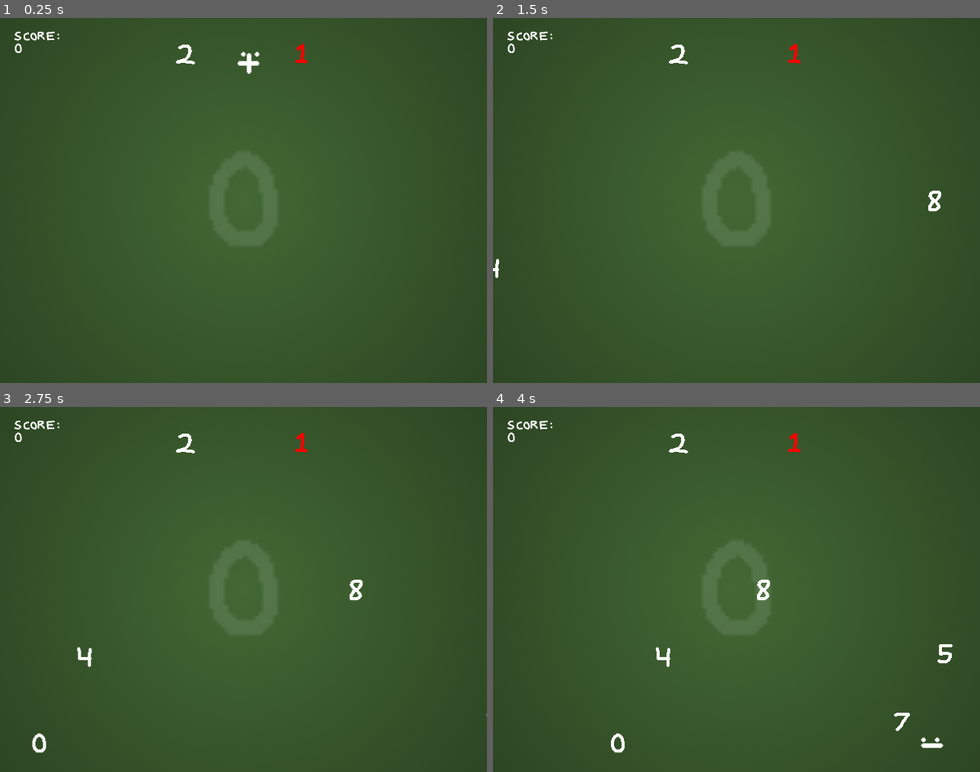
Above: before the commit, frames 1-4 (two rows, left to right).
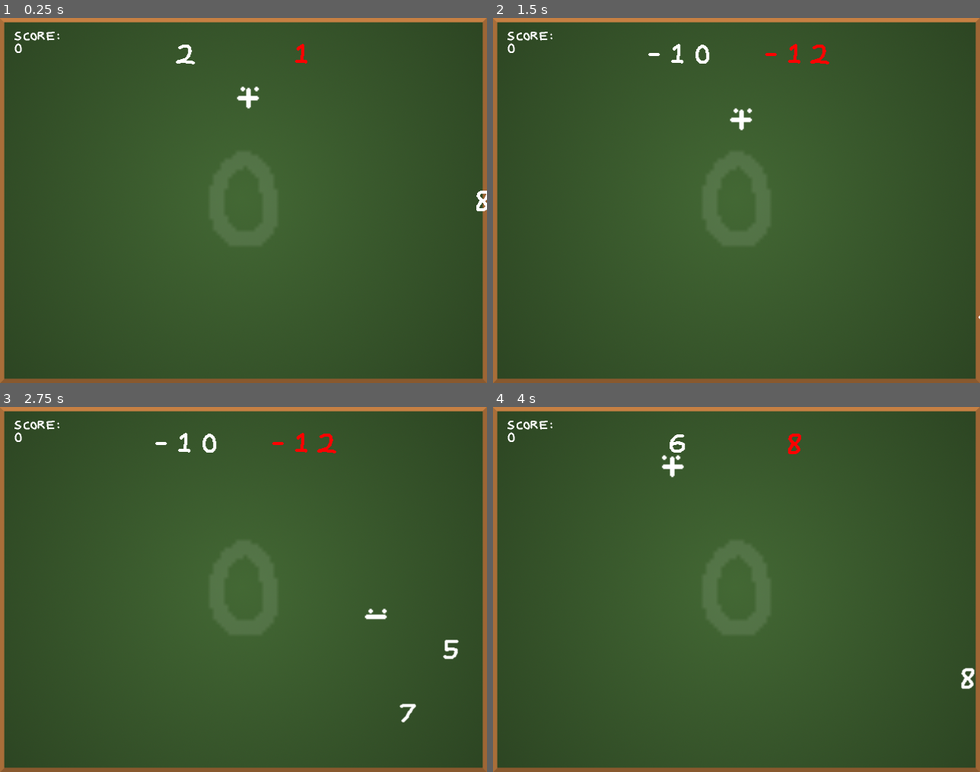
Above: after the commit, the same moments.

Repository: patrickgh3/chain_letter_jam
Game: Godot game, scene res://rooms/Main.tscn
Two runs of this game, one before a commit and one after it. Both use one fixed random seed, a clock stepped at 60 frames per second and the inputs below.
Inputs:
- Up to frame 1 (0.25 s): no input
- Up to frame 2 (1.5 s): hold Right (ui_right) 0.53-1.28 s; tap X (action) at 0.6 s; tap Z (jump) at 0.77, 1.07 s; tap H (hard_mode, bound only after the commit) at 0.8, 1.35 s; hold Down (ui_down) from 1.28 s (still down)
- Up to frame 3 (2.75 s): tap Z (jump) at 1.52, 1.55, 1.82, 2.1 s; release Down (ui_down) at 2.03 s; hold Right (ui_right) from 2.03 s (still down); tap X (action) at 2.3 s
- Up to frame 4 (4 s): release Right (ui_right) at 2.78 s; hold Up (ui_up) 2.78-3.53 s; tap X (action) at 2.85 s; tap Z (jump) at 3.02, 3.32, 3.77, 3.8 s; tap H (hard_mode, bound only after the commit) at 3.05, 3.6 s; hold Left (ui_left) from 3.53 s (still down)

The runs differ from the first frame. In frame 1, 4.6% of the frame differs, in the area x 0-100%, y 0-100%; in frame 2, 4.9%; in frame 3, 5.2%; in frame 4, 5.3%.

Commit message:
Add sounds, tweaks

Diff:
--- /dev/null
+++ b/arithmetic/global.gd
@@ -0,0 +1,3 @@
+extends Node
+
+var hard_mode = false
--- a/arithmetic/objects/Control.gd
+++ b/arithmetic/objects/Control.gd
@@ -1,9 +1,11 @@
 extends Node2D
 
-var t = 0
+var period = 40
+var t = period-1
 var total = 0
 var target
-var avoid
+var num_avoids = 2
+var avoids
 var score = 0
 var player
 
@@ -13,20 +15,31 @@
 var symbols_sprite = load("res://sprites/symbols.png")
 var score_text_sprite = load("res://sprites/score_text.png")
 
+var collect_sounds = [load("res://sounds/chalk1.wav"),
+	load("res://sounds/chalk2.wav"),
+	load("res://sounds/chalk3.wav"),
+	load("res://sounds/chalk4.wav")]
+var win_sounds = [load("res://sounds/chalk_win1.wav"),
+	load("res://sounds/chalk_win2.wav"),
+	load("res://sounds/chalk_win3.wav")]
+var lose_sounds = [load("res://sounds/chalk_lose1.wav"),
+	load("res://sounds/chalk_lose2.wav")]
+var jump_sounds = [load("res://sounds/chalk_jump.wav")]
+
 
 func _ready():
 	rng = RandomNumberGenerator.new()
 	rng.randomize()
 	reroll()
 	player = get_node("/root/Main/Player")
+	play_random_sound_from_array(jump_sounds)
 
 func _process(_delta):
 	t += 1
-	var period = 40
 	if t >= period:
 		t -= period
 
-		var item = create(-16, rand_range(height/2, height), "res://objects/Item.tscn")
+		var item = create(-16, rand_range(height/2, height-16), "res://objects/Item.tscn")
 		var speed = 1.5
 		if randf() < 0.5:
 			item.speed.x = speed
@@ -36,28 +49,58 @@
 
 	# restart
 	if Input.is_action_just_pressed("restart"):
-		print("hi");
 		get_tree().reload_current_scene()
+
+	# toggle hard mode
+	if Input.is_action_just_pressed("hard_mode"):
+		Global.hard_mode = not Global.hard_mode
+		get_tree().reload_current_scene()
+
 
 
 func reroll():
 	target = score
-	avoid = score
 	while target == score:
 		target = rng.randi_range(-12, 12)
-	while avoid == score or avoid == target:
-		avoid = target + rng.randi_range(-3, 3)
+
+	if Global.hard_mode:
+		avoids = [choose_from_array([target-3, target-2, target-1]),
+				  choose_from_array([target+1, target+2, target+3])]
+	else:
+		avoids = [choose_from_array([target-3, target-2, target-1,
+				  target+1, target+2, target+3])]
+
 	update() # CanvasItem.update, so _draw gets called again
 
 func add_number(n):
 	total += n
+
+	var hit_avoid = false;
+	for avoid in avoids:
+		if total == avoid:
+			hit_avoid = true;
+			break;
+
 	if total == target:
 		score += 1
 		reroll()
-	elif total == avoid:
+		play_random_sound_from_array(win_sounds)
+	elif hit_avoid:
 		player.queue_free()
+		play_random_sound_from_array(lose_sounds)
+	else:
+		play_random_sound_from_array(collect_sounds)
 
 	update() # CanvasItem.update, so _draw gets called again
+
+func play_random_sound_from_array(array):
+	$AudioStreamPlayer.stream = choose_from_array(array)
+	$AudioStreamPlayer.pitch_scale = rand_range(0.9, 1.1)
+	$AudioStreamPlayer.play()
+
+func choose_from_array(array):
+	var i = rng.randi_range(0, array.size()-1)
+	return array[i]
 
 
 
@@ -70,7 +113,10 @@
 
 	var s = width*0.12
 	draw_number(target, width/2-s, 32, 32, true)
-	draw_number(avoid, width/2+s, 32, 32, true, Color(1, 0, 0, 1))
+	var y = 32
+	for avoid in avoids:
+		draw_number(avoid, width/2+s, y, 32, true, Color(1, 0, 0, 1))
+		y += 32
 
 func draw_number(n, x, y, h, x_centered=false, color=Color(1,1,1,1)):
 	var n_string = String(n)
--- a/arithmetic/objects/Control.tscn
+++ b/arithmetic/objects/Control.tscn
@@ -1,6 +1,10 @@
-[gd_scene load_steps=2 format=2]
+[gd_scene load_steps=3 format=2]
 
 [ext_resource path="res://objects/Control.gd" type="Script" id=1]
+[ext_resource path="res://sounds/chalk1.wav" type="AudioStream" id=2]
 
 [node name="Control" type="Node2D"]
 script = ExtResource( 1 )
+
+[node name="AudioStreamPlayer" type="AudioStreamPlayer" parent="."]
+stream = ExtResource( 2 )
--- a/arithmetic/objects/Item.gd
+++ b/arithmetic/objects/Item.gd
@@ -3,6 +3,8 @@
 var n
 var speed = Vector2()
 var rng = RandomNumberGenerator.new()
+var width  = ProjectSettings.get_setting("display/window/size/width")
+var height = ProjectSettings.get_setting("display/window/size/height")
 
 func _ready():
 	rng.randomize()
@@ -11,3 +13,6 @@
 
 func _process(_delta):
 	position += speed
+
+	if position.x > width+64 or position.x<-64:
+		queue_free()
--- a/arithmetic/objects/Player.gd
+++ b/arithmetic/objects/Player.gd
@@ -8,9 +8,8 @@
 var control
 
 func _ready():
-	speed.y = -3
+	speed.y = -3.5
 	control = get_node("/root/Main/Control")
-	print(control)
 
 func _process(_delta):
 	var d = Vector2()
@@ -24,6 +23,11 @@
 	if Input.is_action_pressed("ui_down") :
 		speed.y += 0.25
 
+	# up
+	#if Input.is_action_pressed("ui_up") and speed.y > 0.5:
+	#	speed.y -= 0.25
+	#	if speed.y < 0.5:  speed.y = 0.5
+
 	# gravity
 	speed.y += 0.07
 
@@ -34,6 +38,7 @@
 	if Input.is_action_just_pressed("jump") and djump:
 		speed.y = jump_speed
 		djump = false
+		control.play_random_sound_from_array(control.jump_sounds)
 	# release jump
 	if Input.is_action_just_released("jump") and speed.y < 0:
 		speed.y *= 0.5
@@ -46,6 +51,7 @@
 	# switch plus and minus
 	if Input.is_action_just_pressed("action"):
 		minus = not minus
+		control.play_random_sound_from_array(control.jump_sounds)
 
 	# flip sprite
 	if speed.x > 0: $AnimatedSprite.flip_h = false
--- a/arithmetic/project.godot
+++ b/arithmetic/project.godot
@@ -18,6 +18,10 @@
 config/name="arithmetic"
 run/main_scene="res://rooms/Main.tscn"
 
+[autoload]
+
+Global="*res://global.gd"
+
 [debug]
 
 settings/fps/force_fps=60
@@ -31,11 +35,40 @@
 
 [input]
 
+ui_left={
+"deadzone": 0.5,
+"events": [ Object(InputEventKey,"resource_local_to_scene":false,"resource_name":"","device":0,"alt":false,"shift":false,"control":false,"meta":false,"command":false,"pressed":false,"scancode":16777231,"unicode":0,"echo":false,"script":null)
+, Object(InputEventJoypadButton,"resource_local_to_scene":false,"resource_name":"","device":0,"button_index":14,"pressure":0.0,"pressed":false,"script":null)
+, Object(InputEventKey,"resource_local_to_scene":false,"resource_name":"","device":0,"alt":false,"shift":false,"control":false,"meta":false,"command":false,"pressed":false,"scancode":65,"unicode":0,"echo":false,"script":null)
+ ]
+}
+ui_right={
+"deadzone": 0.5,
+"events": [ Object(InputEventKey,"resource_local_to_scene":false,"resource_name":"","device":0,"alt":false,"shift":false,"control":false,"meta":false,"command":false,"pressed":false,"scancode":16777233,"unicode":0,"echo":false,"script":null)
+, Object(InputEventJoypadButton,"resource_local_to_scene":false,"resource_name":"","device":0,"button_index":15,"pressure":0.0,"pressed":false,"script":null)
+, Object(InputEventKey,"resource_local_to_scene":false,"resource_name":"","device":0,"alt":false,"shift":false,"control":false,"meta":false,"command":false,"pressed":false,"scancode":68,"unicode":0,"echo":false,"script":null)
+ ]
+}
+ui_up={
+"deadzone": 0.5,
+"events": [ Object(InputEventKey,"resource_local_to_scene":false,"resource_name":"","device":0,"alt":false,"shift":false,"control":false,"meta":false,"command":false,"pressed":false,"scancode":16777232,"unicode":0,"echo":false,"script":null)
+, Object(InputEventJoypadButton,"resource_local_to_scene":false,"resource_name":"","device":0,"button_index":12,"pressure":0.0,"pressed":false,"script":null)
+, Object(InputEventKey,"resource_local_to_scene":false,"resource_name":"","device":0,"alt":false,"shift":false,"control":false,"meta":false,"command":false,"pressed":false,"scancode":87,"unicode":0,"echo":false,"script":null)
+ ]
+}
+ui_down={
+"deadzone": 0.5,
+"events": [ Object(InputEventKey,"resource_local_to_scene":false,"resource_name":"","device":0,"alt":false,"shift":false,"control":false,"meta":false,"command":false,"pressed":false,"scancode":16777234,"unicode":0,"echo":false,"script":null)
+, Object(InputEventJoypadButton,"resource_local_to_scene":false,"resource_name":"","device":0,"button_index":13,"pressure":0.0,"pressed":false,"script":null)
+, Object(InputEventKey,"resource_local_to_scene":false,"resource_name":"","device":0,"alt":false,"shift":false,"control":false,"meta":false,"command":false,"pressed":false,"scancode":83,"unicode":0,"echo":false,"script":null)
+ ]
+}
 jump={
 "deadzone": 0.5,
 "events": [ Object(InputEventKey,"resource_local_to_scene":false,"resource_name":"","device":0,"alt":false,"shift":false,"control":false,"meta":false,"command":false,"pressed":false,"scancode":90,"unicode":0,"echo":false,"script":null)
 , Object(InputEventKey,"resource_local_to_scene":false,"resource_name":"","device":0,"alt":false,"shift":false,"control":false,"meta":false,"command":false,"pressed":false,"scancode":32,"unicode":0,"echo":false,"script":null)
 , Object(InputEventJoypadButton,"resource_local_to_scene":false,"resource_name":"","device":0,"button_index":3,"pressure":0.0,"pressed":false,"script":null)
+, Object(InputEventKey,"resource_local_to_scene":false,"resource_name":"","device":0,"alt":false,"shift":false,"control":false,"meta":false,"command":false,"pressed":false,"scancode":87,"unicode":0,"echo":false,"script":null)
  ]
 }
 action={
@@ -50,6 +83,11 @@
 , Object(InputEventJoypadButton,"resource_local_to_scene":false,"resource_name":"","device":0,"button_index":3,"pressure":0.0,"pressed":false,"script":null)
  ]
 }
+hard_mode={
+"deadzone": 0.5,
+"events": [ Object(InputEventKey,"resource_local_to_scene":false,"resource_name":"","device":0,"alt":false,"shift":false,"control":false,"meta":false,"command":false,"pressed":false,"scancode":72,"unicode":0,"echo":false,"script":null)
+ ]
+}
 
 [rendering]
 
--- a/arithmetic/rooms/Main.tscn
+++ b/arithmetic/rooms/Main.tscn
@@ -9,10 +9,13 @@
 [node name="Control" parent="." instance=ExtResource( 3 )]
 
 [node name="Player" parent="." instance=ExtResource( 2 )]
-position = Vector2( 325.785, 96.3278 )
+position = Vector2( 325.134, 149.504 )
 
 [node name="Background" type="Sprite" parent="."]
-position = Vector2( 321.91, 241.905 )
-scale = Vector2( 0.815736, 0.819411 )
+position = Vector2( 320, 240 )
+scale = Vector2( 0.8, 0.8 )
 z_index = -10
 texture = ExtResource( 1 )
+__meta__ = {
+"_edit_lock_": true
+}
Not shown, added: arithmetic/sounds/chalk1.wav.import
Not shown, added: arithmetic/sounds/chalk2.wav.import
Not shown, added: arithmetic/sounds/chalk3.wav.import
Not shown, added: arithmetic/sounds/chalk4.wav.import
Not shown, added: arithmetic/sounds/chalk_jump.wav.import
Not shown, added: arithmetic/sounds/chalk_lose1.wav.import
Not shown, added: arithmetic/sounds/chalk_lose2.wav.import
Not shown, added: arithmetic/sounds/chalk_win1.wav.import
Not shown, added: arithmetic/sounds/chalk_win2.wav.import
Not shown, added: arithmetic/sounds/chalk_win3.wav.import
Binary file changed: arithmetic/sprites/background.png
Not shown, added: arithmetic/sounds/chalk1.wav
(and 9 more such lines)
